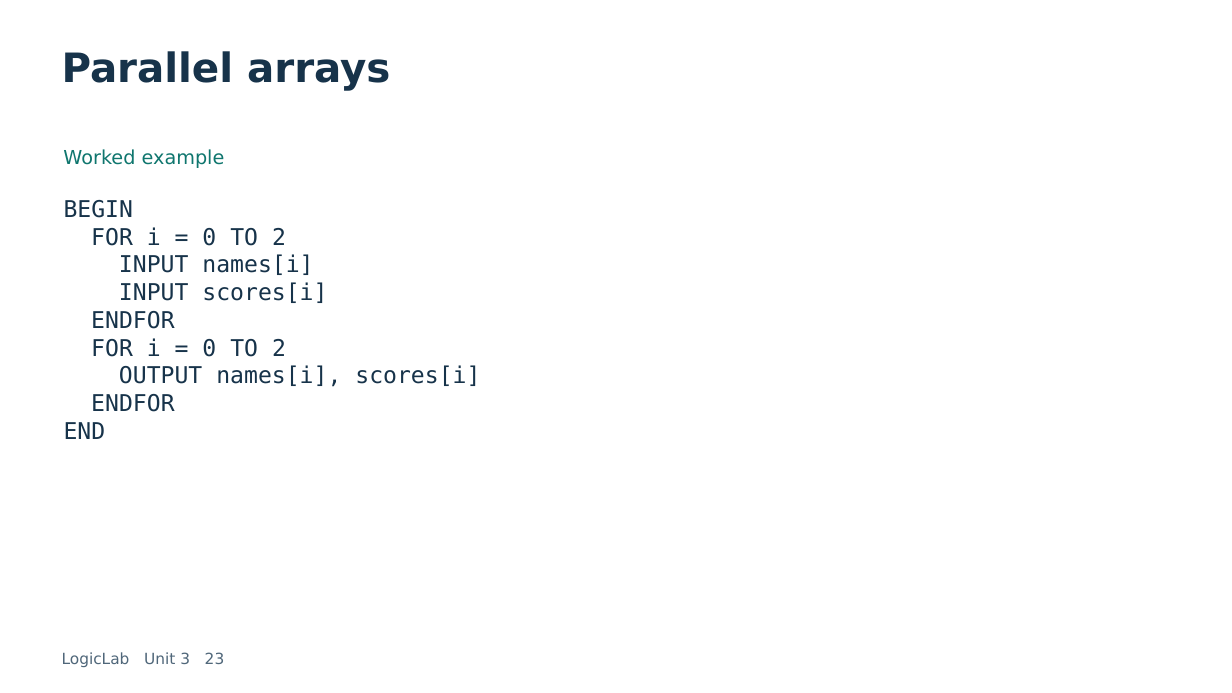
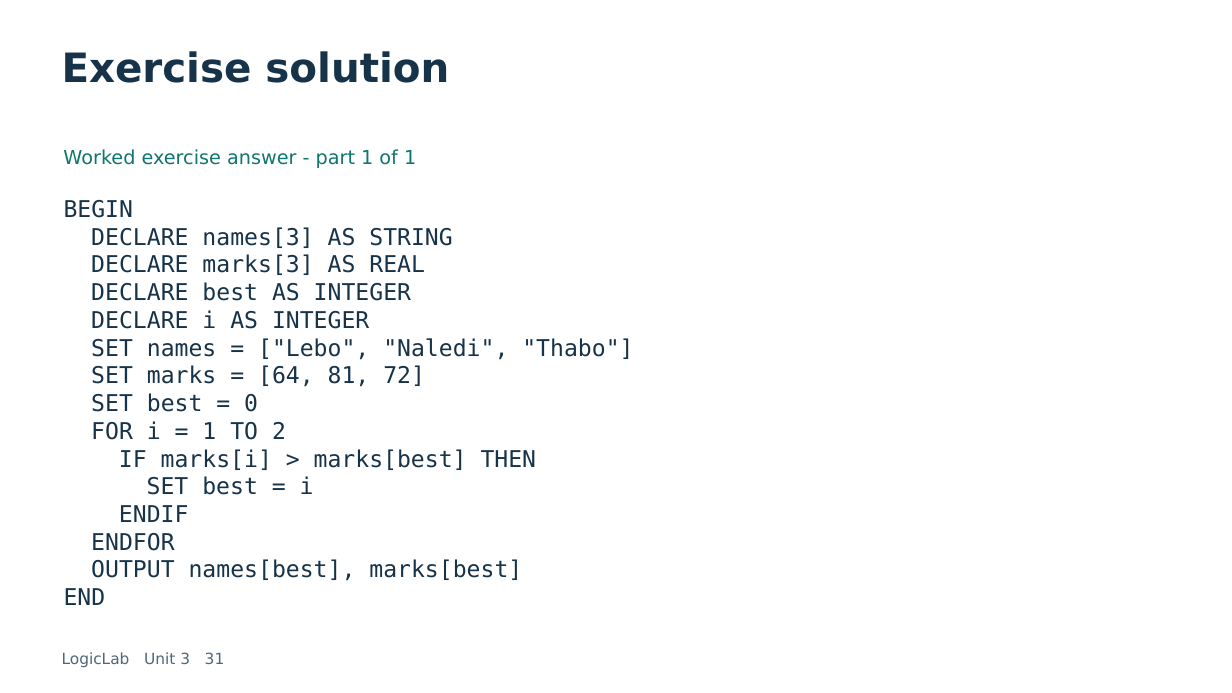
Before and after one commit to LEFA-2329/lefa-portfolio., a slide deck: slide 31 of dist/learn/downloads/logiclab-unit-3.pptx (slide 23 before the commit). Drawn at 1232x693 pixels with LibreOffice and Linux fonts; fonts in the diff are those of the drawing. Boxes give left, top, right and bottom in pixels: in the first picture for what was removed or moved away, otherwise in the second. Text is boxed around its words. In the diff, an @@ line names an element or a change of style, - is before the commit and + after.

Commit message:
Expand unit slides with complete solved pseudocode, exercise solutions, traces and data type definitions

```diff
--- a/dist/learn/downloads/logiclab-unit-3.pptx
+++ b/dist/learn/downloads/logiclab-unit-3.pptx
@@ text at [62, 51, 449, 83]: text changed @@
-Parallel arrays
+Exercise solution
@@ text at [63, 149, 416, 168]: text changed @@
-Worked example
+Worked exercise answer - part 1 of 1
@@ text at [91, 227, 633, 522]: text changed @@
-FOR i = 0 TO 2
-INPUT names[i]
-INPUT scores[i]
+DECLARE names[3] AS STRING
+DECLARE marks[3] AS REAL
+DECLARE best AS INTEGER
+DECLARE i AS INTEGER
+SET names = ["Lebo", "Naledi", "Thabo"]
+SET marks = [64, 81, 72]
+SET best = 0
+FOR i = 1 TO 2
+IF marks[i] > marks[best] THEN
+SET best = i
+ENDIF
@@ text at [91, 559, 522, 581]: text changed @@
-FOR i = 0 TO 2
-OUTPUT names[i], scores[i]
-ENDFOR
+OUTPUT names[best], marks[best]
@@ text at [62, 652, 225, 667]: text changed @@
-LogicLab Unit 3 23
+LogicLab Unit 3 31
```
Also in this commit, not shown: 29 other slides changed, 15 slides added, 8 slides removed, 11 other files.
